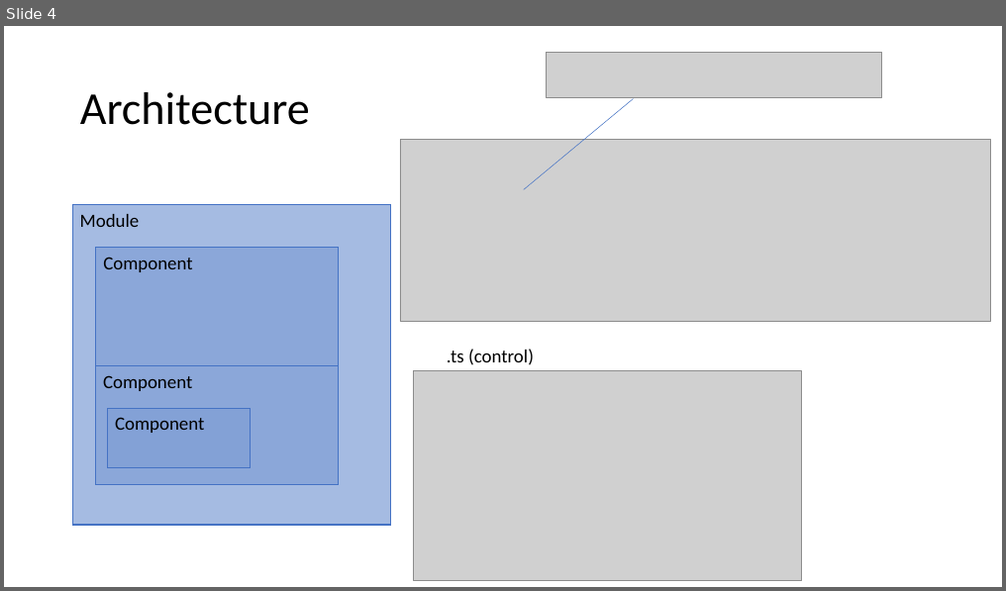
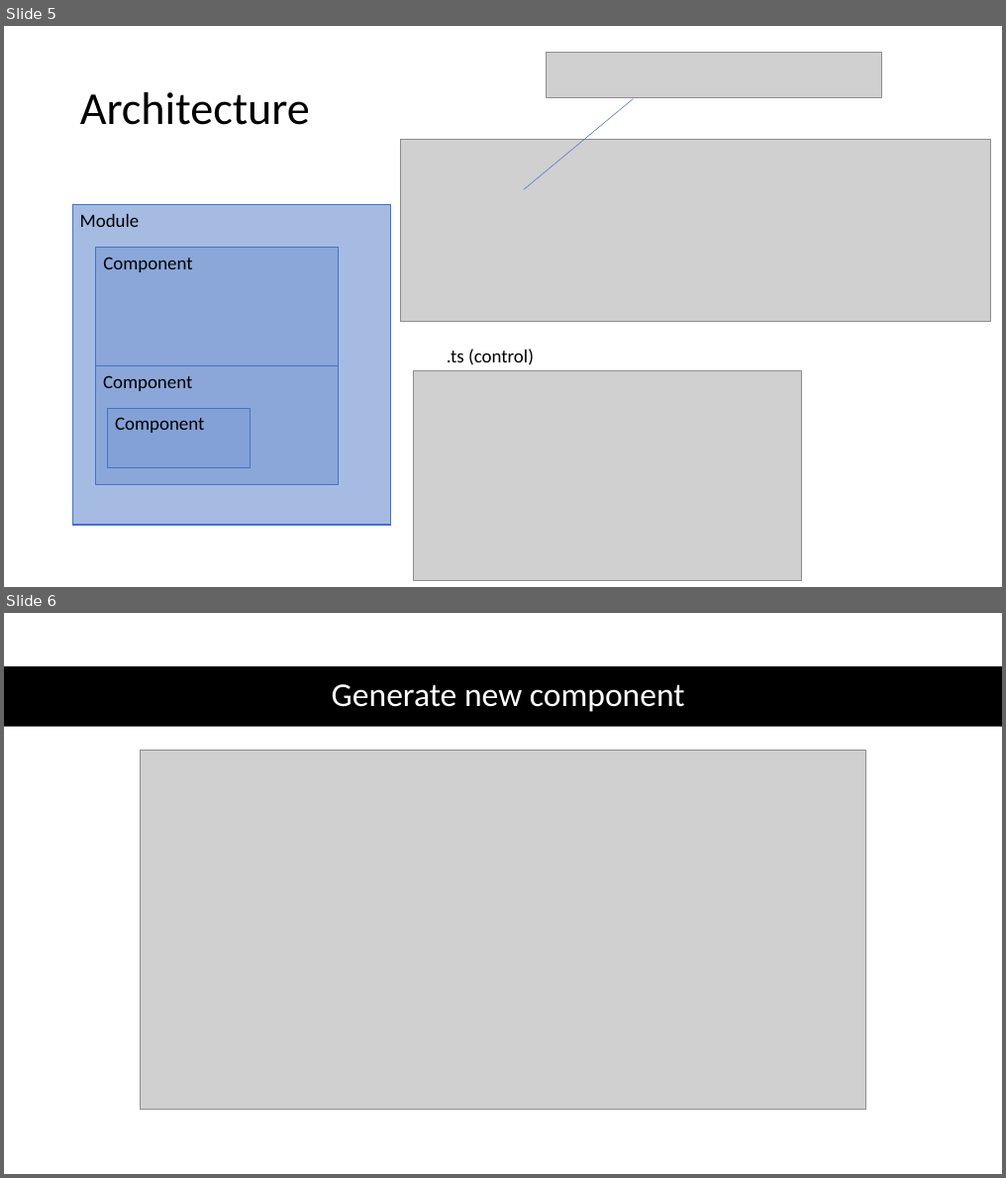
Before and after one commit to talyaron/full-stack, a slide deck: PWA/Angular/Angular.pptx. Shown one above the other, each under a label of ours: slide 4 before the commit, slides 5 and 6 after it. The pictures are 1006x591 and 1006x1178 pixels, drawn with LibreOffice and Linux fonts; fonts in the diff are those of the drawing; grey boxes stand for pictures. Boxes give left, top, right and bottom in pixels: in the first picture for what was removed or moved away, otherwise in the second. Text is boxed around its words. In the diff, an @@ line names an element or a change of style, - is before the commit and + after.

```diff
--- a/PWA/Angular/Angular.pptx
+++ b/PWA/Angular/Angular.pptx
@@ slide 6 added at <box>4,613,1002,1174</box>, background #FFFFFF @@
@@ rectangle added at <box>4,666,1002,727</box>, fill #000000 @@
@@ title added at <box>332,684,685,712</box>, 32 pt, text #FFFFFF @@
+Generate new component
@@ picture added at <box>141,750,866,1110</box> @@
@@ what was slide 4 is now slide 5 @@
```
Also in this commit, not shown: 6 other slides added, 1 slide removed, 4 other files.
